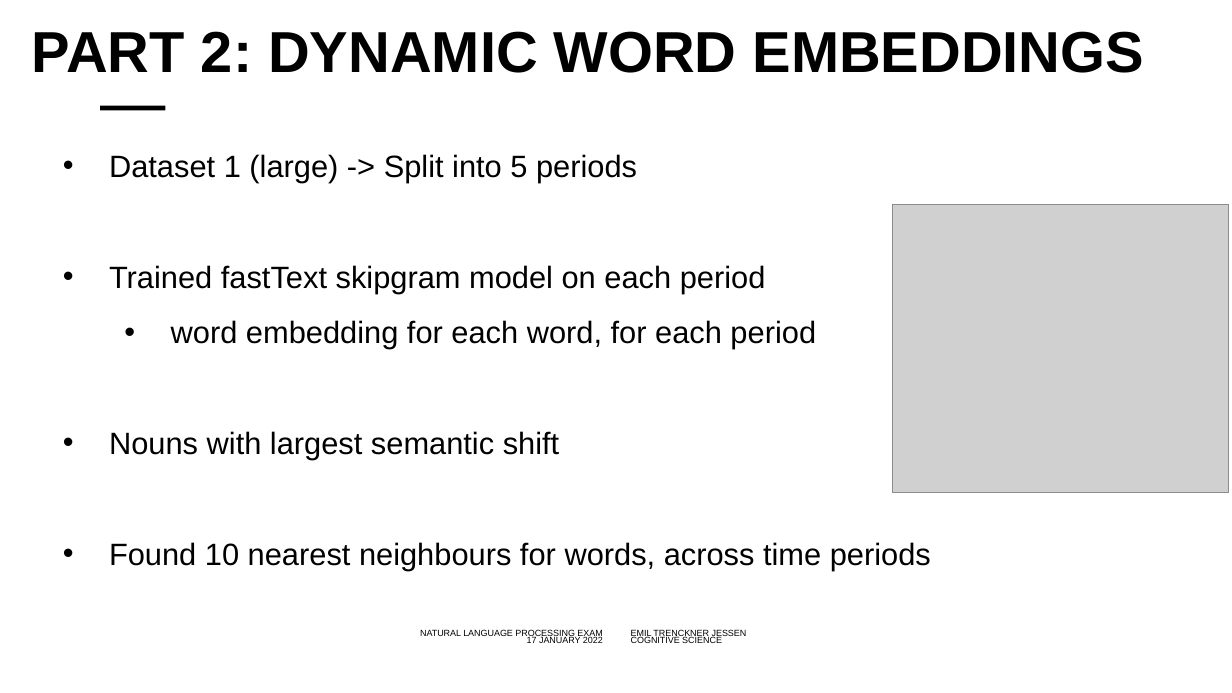
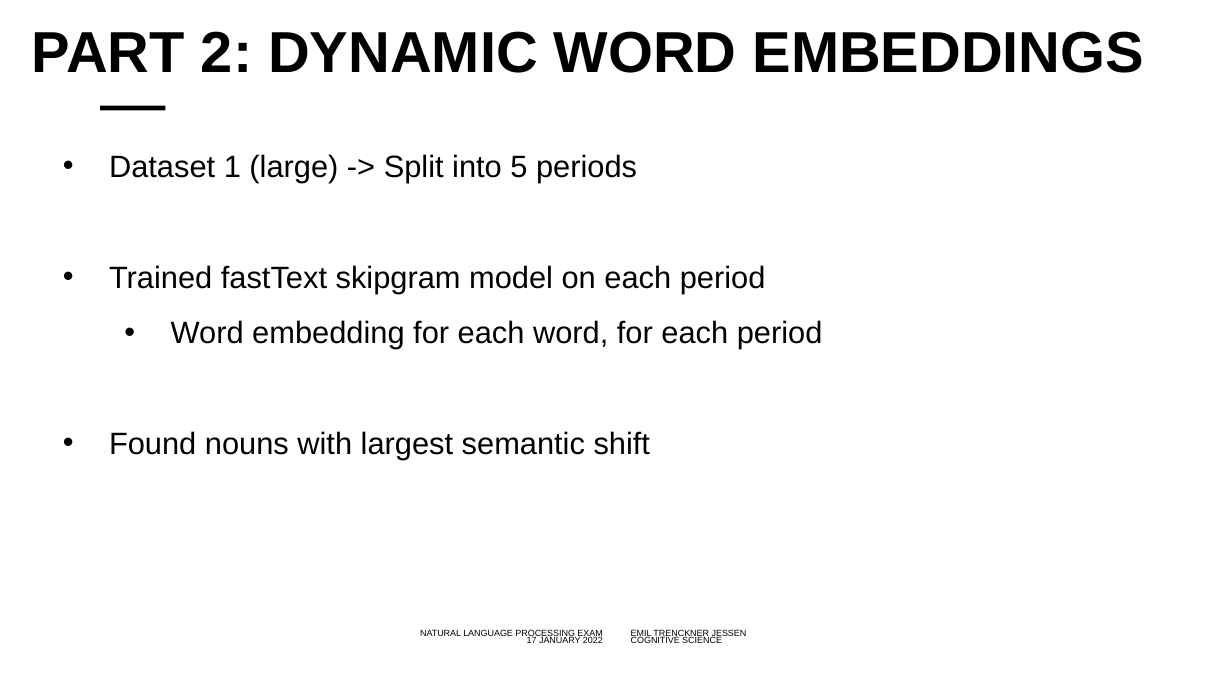
Before and after one commit to emiltj/NLP_oral_backup, a slide deck: slide 20 of Oral presentation/NLP.pptx (slide 23 before the commit). Drawn at 1232x693 pixels with LibreOffice and Linux fonts; fonts in the diff are those of the drawing; grey boxes stand for pictures; background and template pictures are left out. Boxes give left, top, right and bottom in pixels: in the first picture for what was removed or moved away, otherwise in the second. Text is boxed around its words. In the diff, an @@ line names an element or a change of style, - is before the commit and + after.

```diff
--- a/Oral presentation/NLP.pptx
+++ b/Oral presentation/NLP.pptx
@@ picture removed at <box>893,204,1229,494</box> @@
@@ text at <box>109,320,823,460</box>: text changed @@
-  • word embedding for each word, for each period
-• Nouns with largest semantic shift
-• Found 10 nearest neighbours for words, across time periods
+  • Word embedding for each word, for each period
+• Found nouns with largest semantic shift
```
Also in this commit, not shown: 12 other slides changed, 14 slides added, 10 slides removed, 6 other files.
